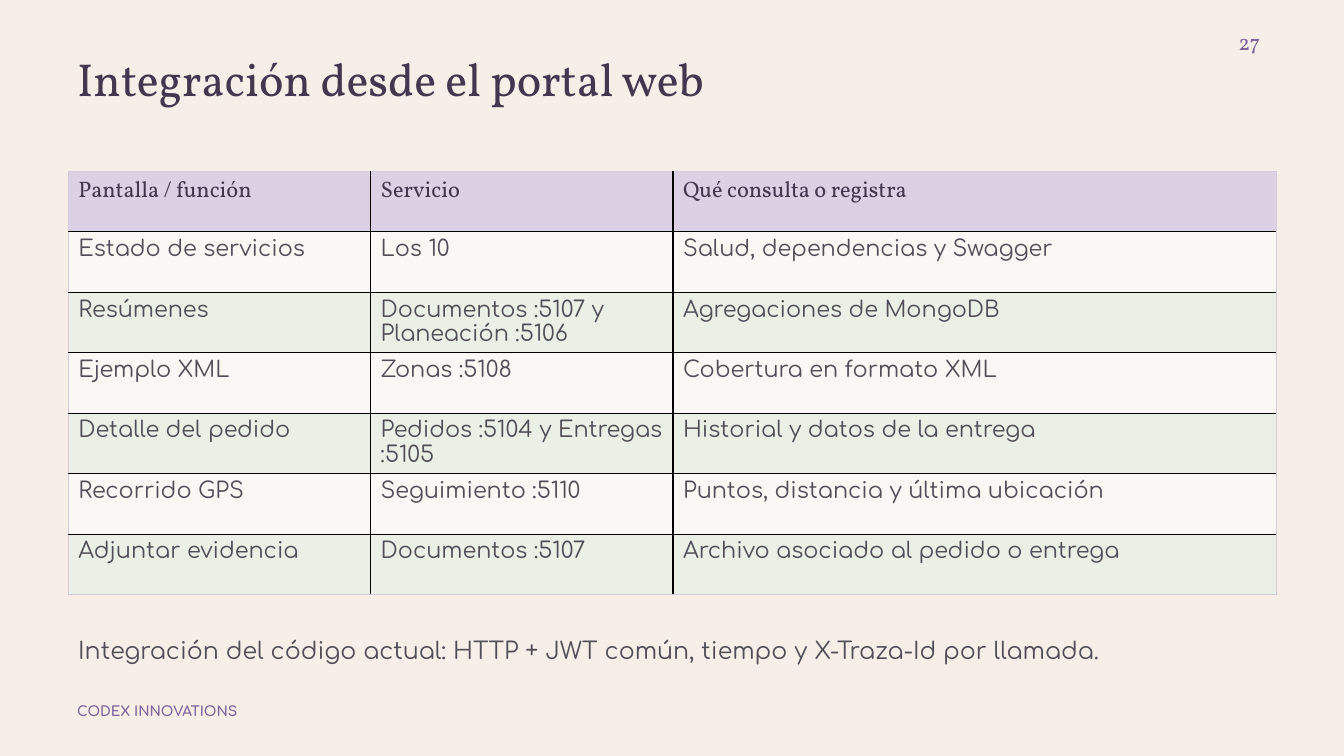
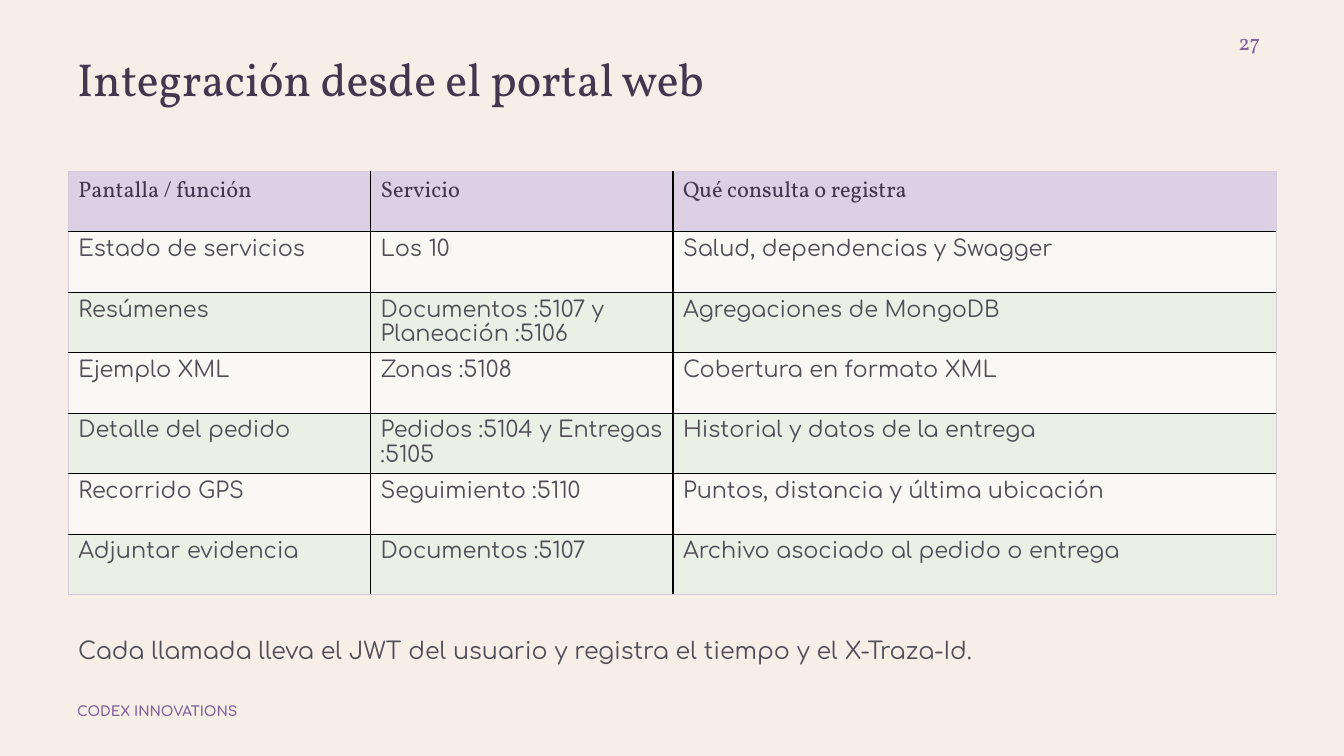
Before and after one commit to mauro-castp/proyecto-integracion, a slide deck: slide 27 of presentacion/Microhubs_Presentacion.pptx. Drawn at 1344x756 pixels with LibreOffice and Linux fonts; fonts in the diff are those of the drawing. Boxes give left, top, right and bottom in pixels: in the first picture for what was removed or moved away, otherwise in the second. Text is boxed around its words. In the diff, an @@ line names an element or a change of style, - is before the commit and + after.

```diff
--- a/presentacion/Microhubs_Presentacion.pptx
+++ b/presentacion/Microhubs_Presentacion.pptx
@@ text at <box>78,640,972,665</box>: text changed @@
-Integración del código actual: HTTP + JWT común, tiempo y X-Traza-Id por llamada.
+Cada llamada lleva el JWT del usuario y registra el tiempo y el X-Traza-Id.
```
Also in this commit, not shown: 1 other slide changed, 11 other files.
